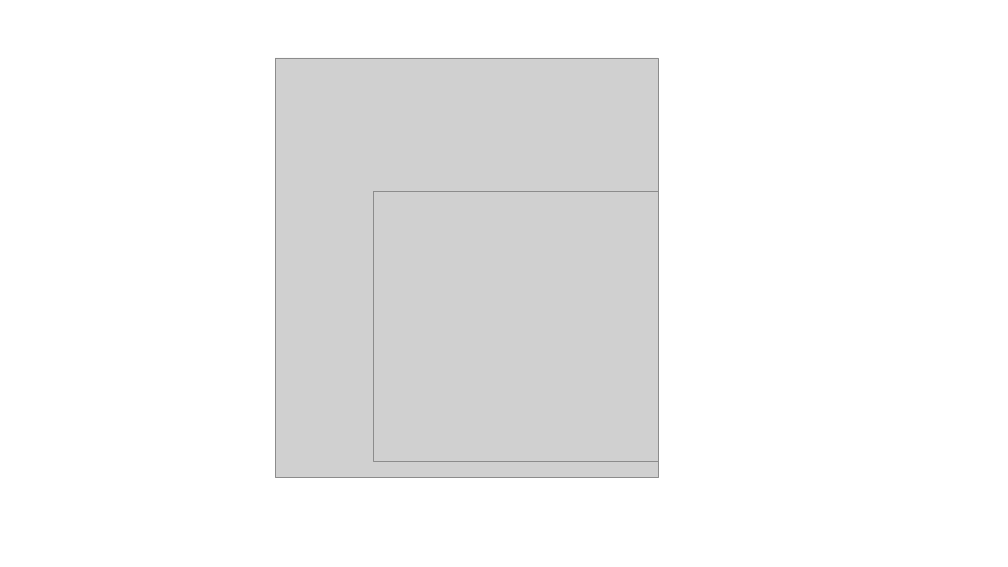
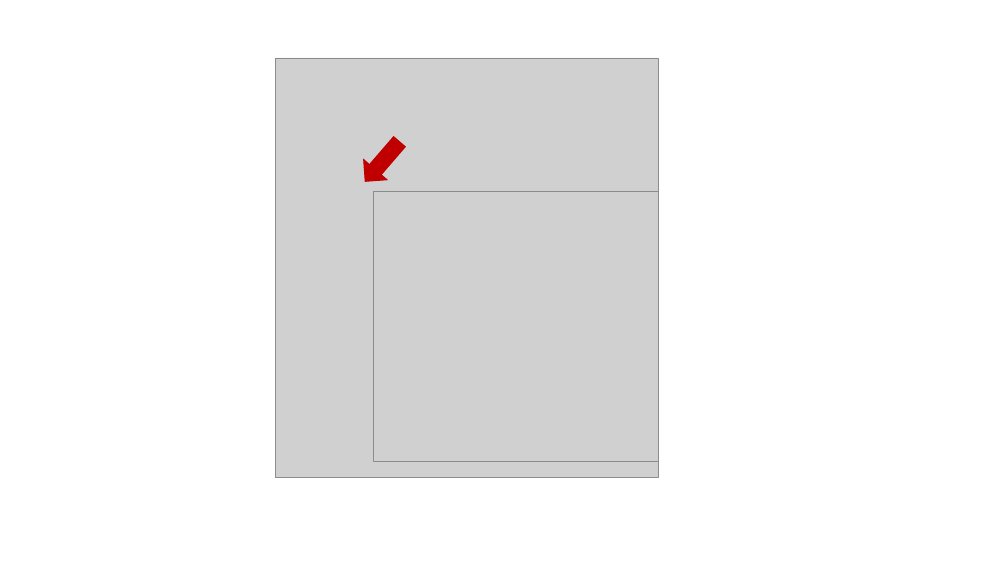
Before and after one commit to qMRLab/qMRLab, a slide deck: slide 10 of docs/source/_static/pics.pptx. Drawn at 1008x567 pixels with LibreOffice and Linux fonts; fonts in the diff are those of the drawing; grey boxes stand for pictures. Boxes give left, top, right and bottom in pixels: in the first picture for what was removed or moved away, otherwise in the second. Text is boxed around its words. In the diff, an @@ line names an element or a change of style, - is before the commit and + after.

Commit message:
figures for documentation

```diff
--- a/docs/source/_static/pics.pptx
+++ b/docs/source/_static/pics.pptx
@@ left arrow added at box(353, 132, 411, 191), fill #C00000, outline #C00000 1 pt @@
```
